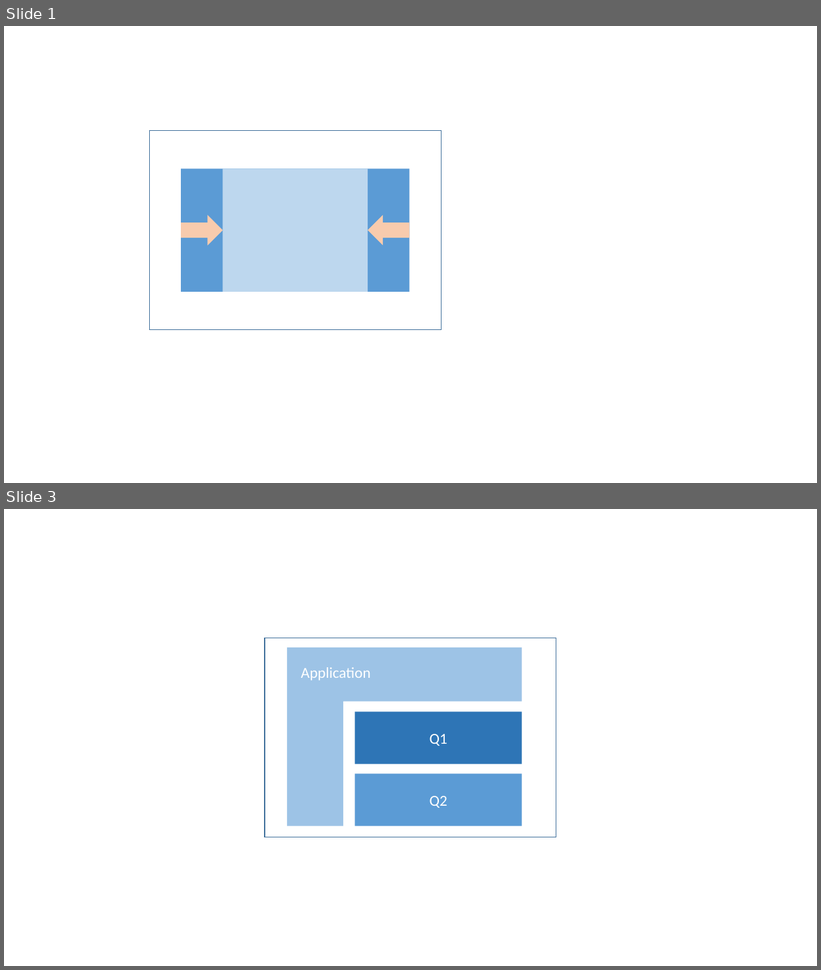
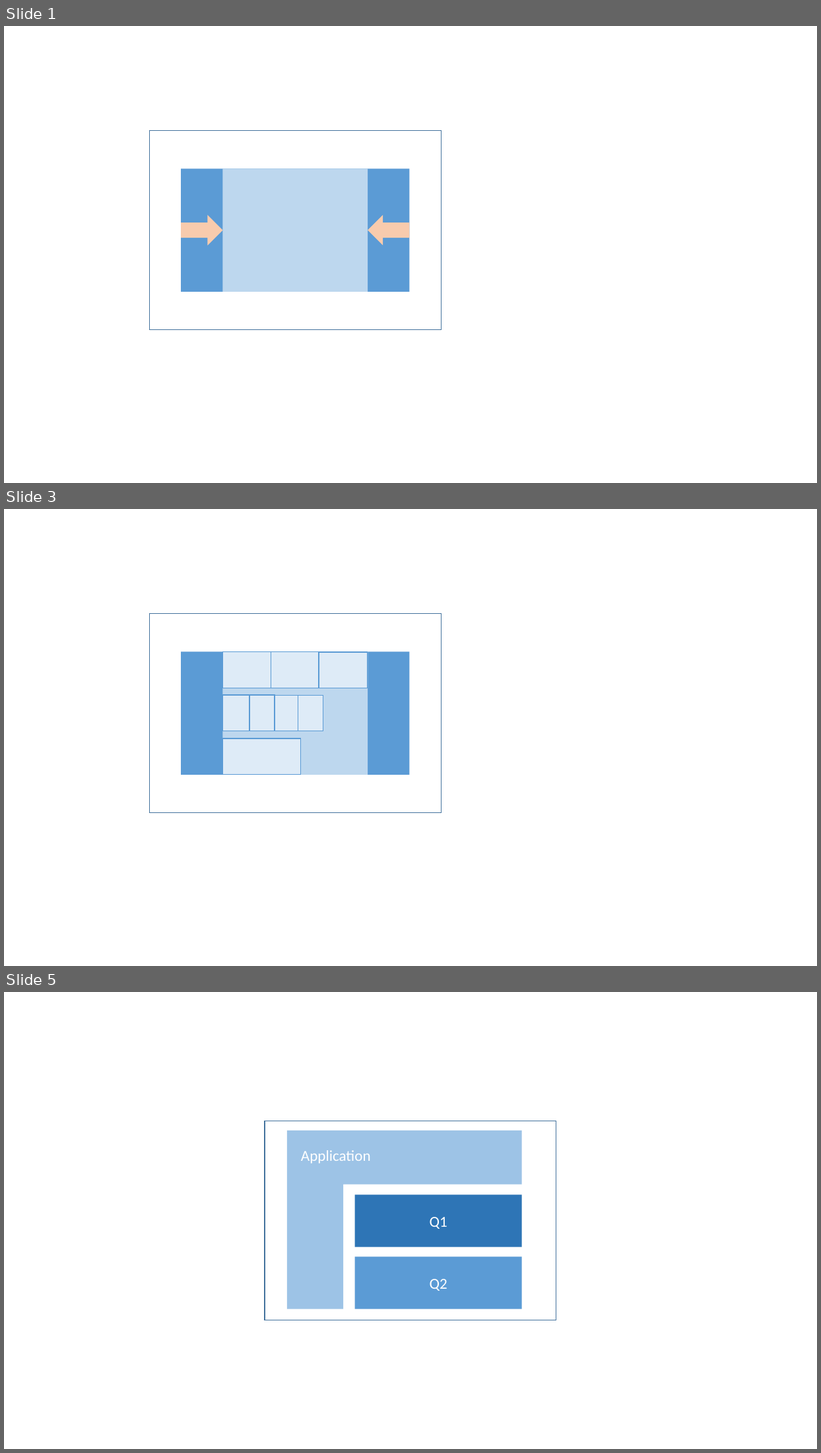
Before and after one commit to zew/go-questionnaire, a slide deck: static/img/doc/pics.pptx. Shown one above the other, each under a label of ours: slides 1 and 3 before the commit, slides 1, 3 and 5 after it; the slides between them are not shown. The pictures are 821x970 and 821x1453 pixels, drawn with LibreOffice and Linux fonts; fonts in the diff are those of the drawing. Boxes give left, top, right and bottom in pixels: in the first picture for what was removed or moved away, otherwise in the second. Text is boxed around its words. In the diff, an @@ line names an element or a change of style, - is before the commit and + after.

```diff
--- a/static/img/doc/pics.pptx
+++ b/static/img/doc/pics.pptx
@@ slide 3 added at (x1=4, y1=509, x2=817, y2=966), background #FFFFFF @@
@@ rectangle added at (x1=150, y1=614, x2=442, y2=813), fill #FFFFFF, outline #43739E 1 pt @@
@@ rectangle added at (x1=181, y1=652, x2=410, y2=775), fill #5B9BD5 @@
@@ rectangle added at (x1=223, y1=652, x2=368, y2=775), fill #BDD7EE @@
@@ rectangle added at (x1=223, y1=652, x2=368, y2=688), fill #DEEBF7 @@
@@ rectangle added at (x1=223, y1=652, x2=271, y2=688), fill #DEEBF7, outline #5B9BD5 1 pt @@
@@ rectangle added at (x1=271, y1=652, x2=319, y2=688), fill #DEEBF7, outline #5B9BD5 1 pt @@
@@ rectangle added at (x1=319, y1=652, x2=368, y2=689), fill #DEEBF7, outline #5B9BD5 1 pt @@
@@ rectangle added at (x1=223, y1=695, x2=250, y2=731), fill #DEEBF7, outline #5B9BD5 1 pt @@
@@ rectangle added at (x1=250, y1=695, x2=275, y2=731), fill #DEEBF7, outline #5B9BD5 1 pt @@
@@ rectangle added at (x1=274, y1=695, x2=298, y2=731), fill #DEEBF7, outline #5B9BD5 1 pt @@
@@ rectangle added at (x1=298, y1=695, x2=323, y2=731), fill #DEEBF7, outline #5B9BD5 1 pt @@
@@ rectangle added at (x1=223, y1=739, x2=301, y2=775), fill #DEEBF7, outline #5B9BD5 1 pt @@
@@ what was slide 3 is now slide 5 @@
```
Also in this commit, not shown: 1 slide changed, 1 other slide added, 17 other files.
